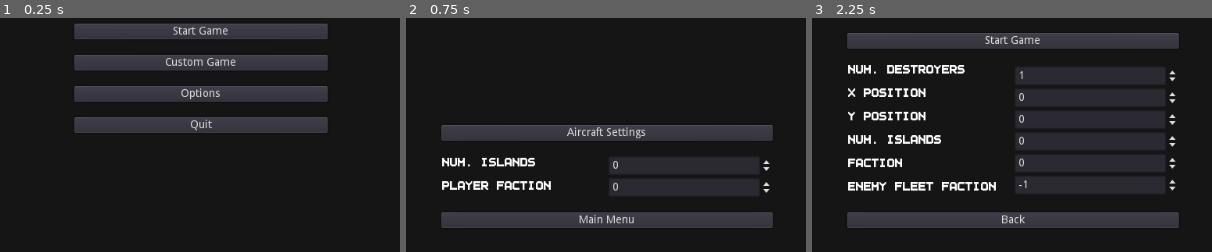
Above: before the commit, frames 1-3 (left to right).
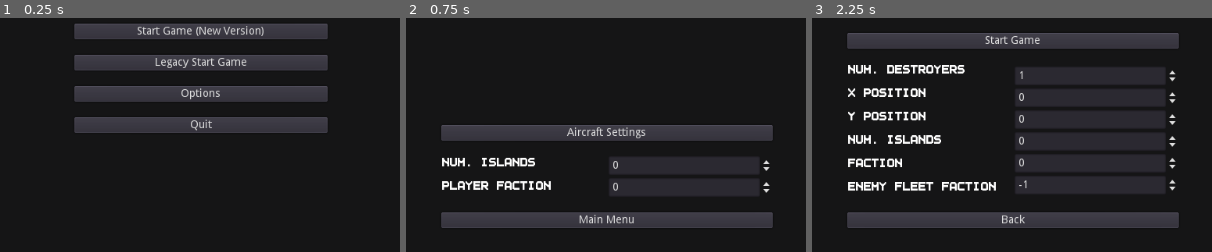
Above: after the commit, the same moments.

Repository: peter-shaw-benson/naval-game
Game: Godot game, scene res://gui/MainMenu.tscn
The game is run twice, just before and just after one commit, with the same random seed, the same clock (stepped at 60 frames per second) and the same inputs.
Inputs:
- Up to frame 1 (0.25 s): no input
- Up to frame 2 (0.75 s): click "Custom Game" (after the commit: "Legacy Start Game") at 0.5 s
- Up to frame 3 (2.25 s): click "Main Menu" at 1.25 s; click "Start Game" (after the commit: "Start Game (New Version)") at 2 s
The pictures show only the part of the screen within x 25-75%, y 47-97%; the shares and areas given below are measured in that part.

The runs differ from the first frame. In frame 1, 1.1% of the frame differs, in the area x 34-66%, y 3-22%; in frame 2, nothing differs; in frame 3, nothing differs.

Commit message:
can create a game with gunboats, which can move

Diff:
--- a/Game Map/Map 2.gd
+++ b/Game Map/Map 2.gd
@@ -184,7 +184,7 @@
 
 	if len(place_list) > 0:
 
-		print(unit_data)
+		#print(unit_data)
 		#print("placing next squad, current place list:", place_list)
 		var squad_index = place_list[0]
 		#print(unit_data[squad_index])
--- a/Ships2/ShipScene.gd
+++ b/Ships2/ShipScene.gd
@@ -1,5 +1,7 @@
 extends CombatUnit
 class_name ShipScene
+
+export var Turret: PackedScene
 
 signal new_course_change(current_target, placement)
 signal reached_target()
@@ -46,9 +48,16 @@
 	self.deselect()
 
 	stop_moving()
-	print("stopped with the ready method, starting game.")
+	#print("stopped with the ready method, starting game.")
+
+	# create turret here:
+	var turret = Turret.instance()
+
+	add_child(turret)
 
 func handle_right_click(placement):
+	print("handling right click")
+
 	if selected and GameState.get_playerFaction() == get_faction():
 		# this works properly for patrols:
 		# print("last button:", last_button)
--- a/Ships2/ShipScene.tscn
+++ b/Ships2/ShipScene.tscn
@@ -1,9 +1,10 @@
-[gd_scene load_steps=7 format=2]
+[gd_scene load_steps=8 format=2]
 
 [ext_resource path="res://art/Individual Ship Sprite/Gunboat/gunboat_basic.png" type="Texture" id=1]
 [ext_resource path="res://Ships2/ShipScene.gd" type="Script" id=2]
 [ext_resource path="res://Miscellaneous/Detection Area.tscn" type="PackedScene" id=3]
 [ext_resource path="res://art/Individual Ship Sprite/Gunboat/gunboat_selected.png" type="Texture" id=4]
+[ext_resource path="res://Ships2/Turrets/Turret.tscn" type="PackedScene" id=5]
 
 [sub_resource type="SpriteFrames" id=1]
 animations = [ {
@@ -25,6 +26,7 @@
 [node name="Ship" type="Area2D"]
 script = ExtResource( 2 )
 detector_scene = ExtResource( 3 )
+Turret = ExtResource( 5 )
 
 [node name="Sprite" type="AnimatedSprite" parent="."]
 scale = Vector2( 2, 2 )
--- a/Ships2/Turrets/Turret.tscn
+++ b/Ships2/Turrets/Turret.tscn
@@ -15,7 +15,6 @@
 [sub_resource type="CircleShape2D" id=2]
 
 [node name="Turret" type="Area2D"]
-position = Vector2( 80.375, 49.375 )
 script = ExtResource( 2 )
 Bullet = ExtResource( 3 )
 
--- a/gui/MainMenu.tscn
+++ b/gui/MainMenu.tscn
@@ -85,14 +85,14 @@
 margin_right = 324.0
 margin_bottom = 20.0
 size_flags_vertical = 0
-text = "Start Game"
+text = "Start Game (New Version)"
 
 [node name="Custom Game" type="Button" parent="VBoxContainer/MarginContainer3/options"]
 margin_top = 40.0
 margin_right = 324.0
 margin_bottom = 60.0
 size_flags_vertical = 0
-text = "Custom Game"
+text = "Legacy Start Game"
 
 [node name="OptionsButton" type="Button" parent="VBoxContainer/MarginContainer3/options"]
 margin_top = 80.0
